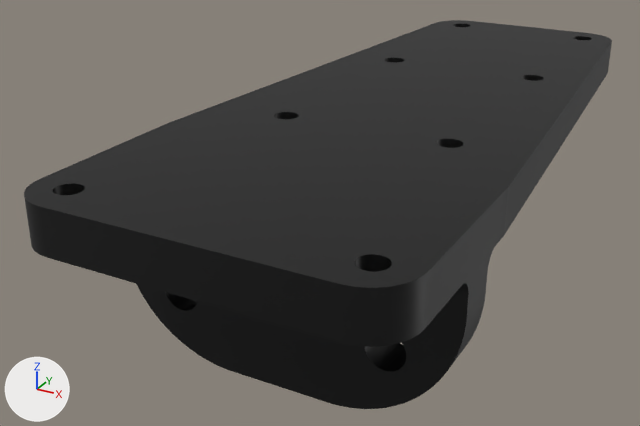
Renders of the glTF model surface.glb from each side of a commit.
Camera for both pictures: a 50 mm lens placed at (1.62, -3.87, 1.67), pointed at (-0.36, -0.26, -0.14). Arrows for +X, +Y and +Z are at lower left; the lights stay in place.

Objects in the first picture: 'surface'.
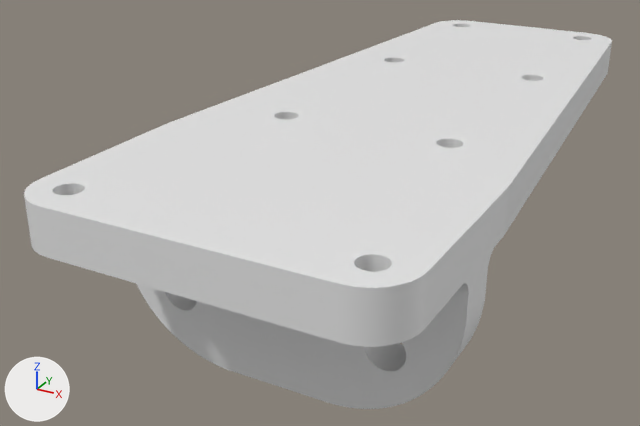
Scene script edits in JSON lines:
```json
{"block": "me_surface", "where": "me_surface.from_pydata(...)  # 5398 vertices, 10832 faces; spans x -0.78..0.78, y -1.86..1.86, z -0.45..0.45"}
{"op": "remove", "block": "me_surface", "code": "me_surface.materials.append(mat_heatmapmaterial)  # picture img_heatmaptexture"}
```

Pixel boxes [x1, y1, x2, y2] of what changed, in the pictures (640 x 426 px):
```json
{"object": "surface", "change": "recoloured", "before": [24, 20, 612, 409], "after": [24, 20, 612, 409], "on screen": "black to white"}
```
